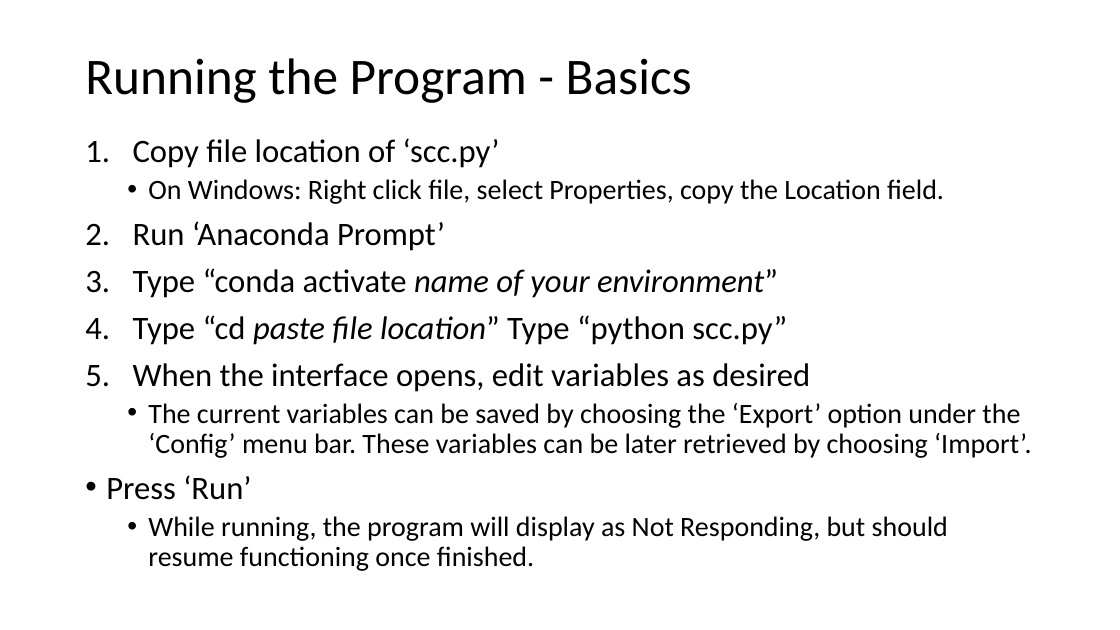
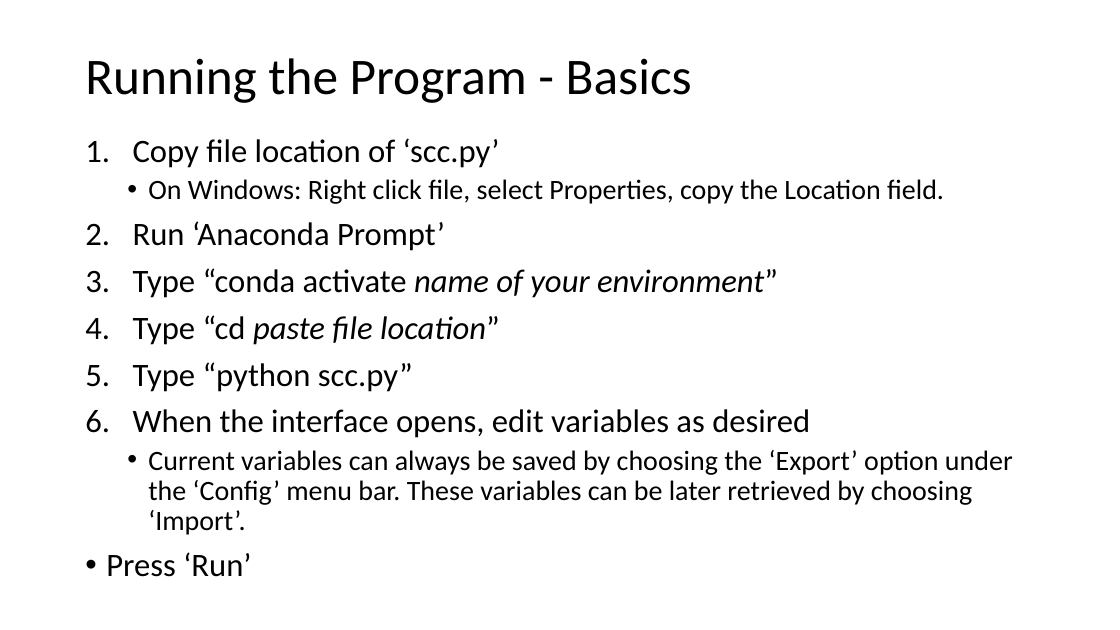
Before and after one commit to aneeshbal/SimpylCellCounter, a slide deck: slide 4 of Tutorials/scc2.0Protocols.pptx (slide 2 before the commit). Drawn at 1120x630 pixels with LibreOffice and Linux fonts; fonts in the diff are those of the drawing. Boxes give left, top, right and bottom in pixels: in the first picture for what was removed or moved away, otherwise in the second. Text is boxed around its words. In the diff, an @@ line names an element or a change of style, - is before the commit and + after.

```diff
--- a/Tutorials/scc2.0Protocols.pptx
+++ b/Tutorials/scc2.0Protocols.pptx
@@ text at <box>133,315,500,392</box>: text changed @@
-4. Type “cd paste file location” Type “python scc.py”
+4. Type “cd paste file location”
+5. Type “python scc.py”
@@ text at <box>148,450,1013,535</box>: text changed @@
-  • The current variables can be saved by choosing the ‘Export’ option under the ‘Config’ menu bar. These variables can be later retrieved by choosing ‘Import’.
+  • Current variables can always be saved by choosing the ‘Export’ option under the ‘Config’ menu bar. These variables can be later retrieved by choosing ‘Import’.
@@ text at <box>148,516,948,571</box>: paragraph removed @@
-  • While running, the program will display as Not Responding, but should resume functioning once finished.
```
Also in this commit, not shown: 7 other slides changed, 2 slides added, 1 slide removed, 1 other file.
